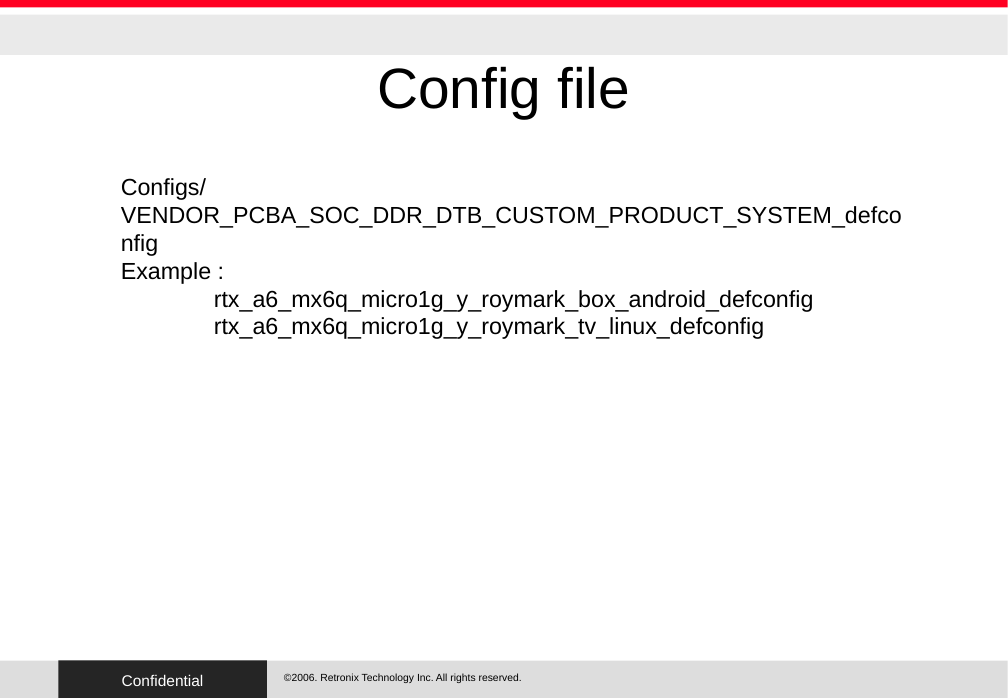
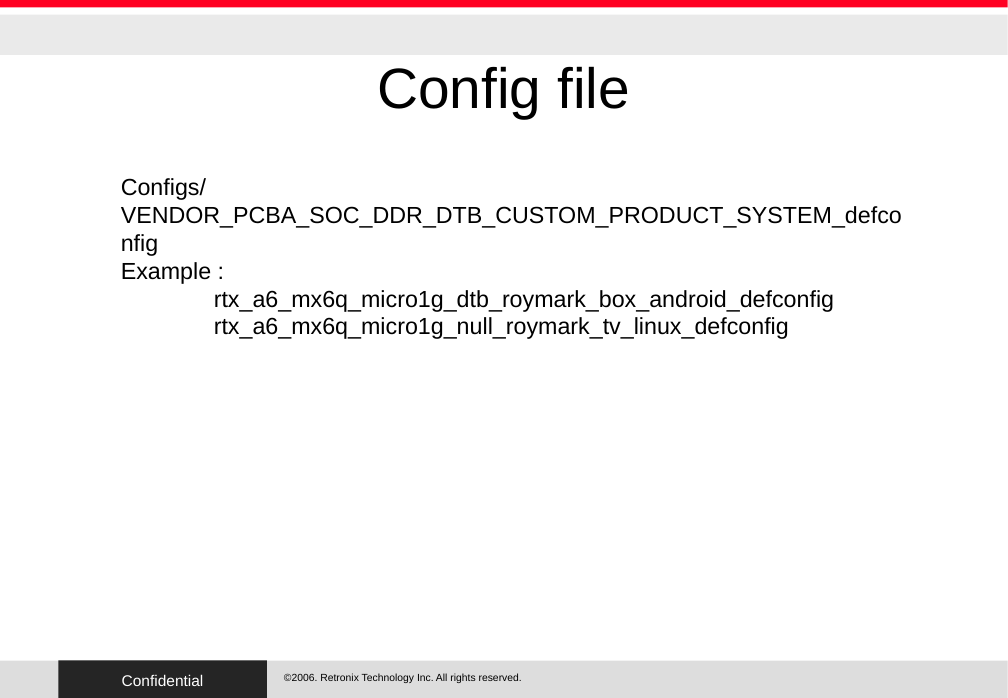
Before and after one commit to RetronixTechInc/u-boot-rtx, a slide deck: slide 16 of RTX/uboot.odp (slide 15 before the commit). Drawn at 1008x698 pixels with LibreOffice and Linux fonts; fonts in the diff are those of the drawing; background and template pictures are left out. Boxes give left, top, right and bottom in pixels: in the first picture for what was removed or moved away, otherwise in the second. Text is boxed around its words. In the diff, an @@ line names an element or a change of style, - is before the commit and + after.

```diff
--- a/RTX/uboot.odp
+++ b/RTX/uboot.odp
@@ text at [214, 290, 834, 339]: text changed @@
-rtx_a6_mx6q_micro1g_y_roymark_box_android_defconfig
-rtx_a6_mx6q_micro1g_y_roymark_tv_linux_defconfig
+rtx_a6_mx6q_micro1g_dtb_roymark_box_android_defconfig
+rtx_a6_mx6q_micro1g_null_roymark_tv_linux_defconfig
```
Also in this commit, not shown: 9 other slides changed, 6 slides added, 5 slides removed, 27 other files.
